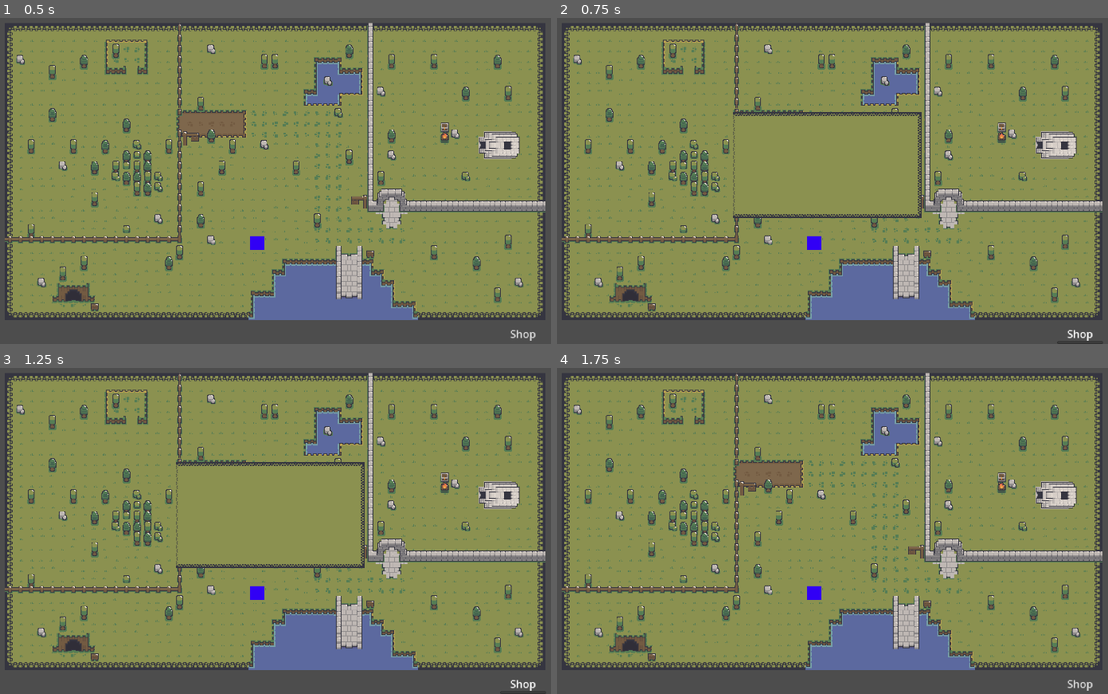
Above: before the commit, frames 1-4 (two rows, left to right).
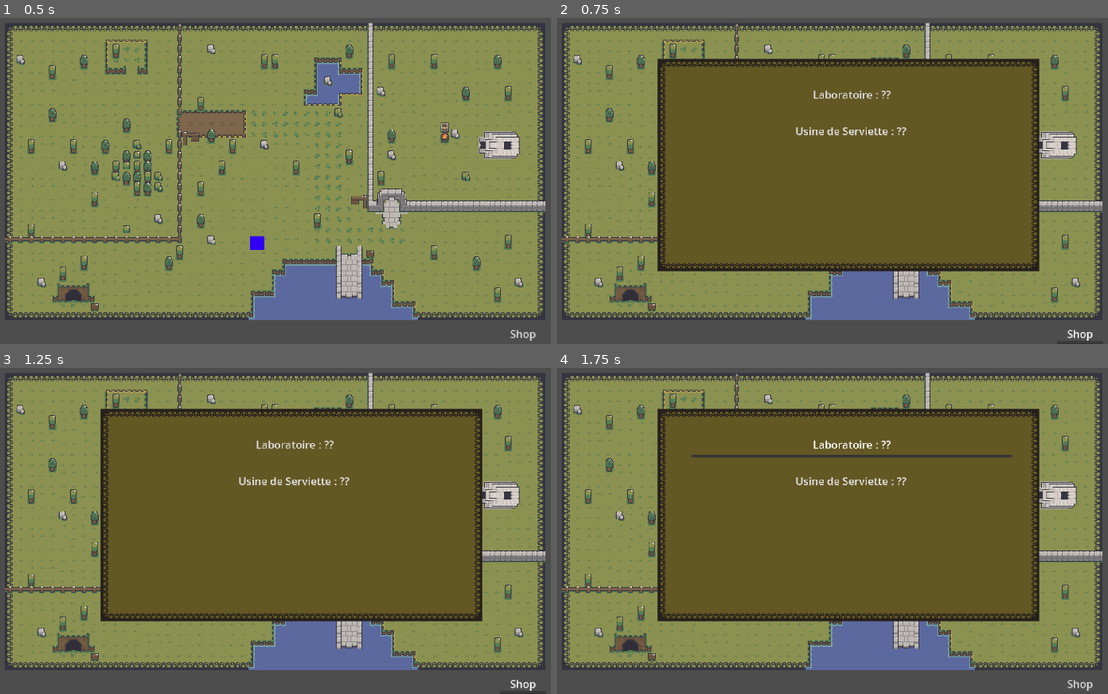
Above: after the commit, the same moments.

Repository: AntoineCuinet/game-reglex
Game: Godot game, scene res://scenes/game.tscn
The game is run twice, just before and just after one commit, with the same random seed, the same clock (stepped at 60 frames per second) and the same inputs.
Inputs:
- Up to frame 1 (0.5 s): no input
- Up to frame 2 (0.75 s): click "Shop" at 0.5 s
- Up to frame 3 (1.25 s): no input
- Up to frame 4 (1.75 s): click "Laboratoire : ??" at 1.25 s

Frame 1 is identical in both runs. In frame 2, 45% of the frame differs, in the area x 18-88%, y 12-78%; in frame 3, 45%; in frame 4, 45%.

Commit message:
feat: factories and menu

Diff:
--- a/reglex/scenes/game.tscn
+++ b/reglex/scenes/game.tscn
@@ -1,5 +1,4 @@
 [gd_scene load_steps=35 format=4 uid="uid://chawj3uyw7cmp"]
-
 
 [ext_resource type="Texture2D" uid="uid://ss8ywhox6hkm" path="res://assets/sprites/forest_/forest_ [resources].png" id="2_66cox"]
 [ext_resource type="Texture2D" uid="uid://cimjskam8lux0" path="res://assets/sprites/forest_/forestPath_.png" id="2_iqf05"]
@@ -1414,13 +1413,13 @@
 text = "Shop"
 script = ExtResource("11_lki7h")
 
-[node name="ShopMenu" parent="." instance=ExtResource("11_10unv")]
-offset_left = 290.0
-offset_top = 217.0
-offset_right = 290.0
-offset_bottom = 217.0
-
 [node name="Factory" parent="." instance=ExtResource("14_4iqwu")]
 position = Vector2(-20, 118)
 
+[node name="ShopMenu" parent="." instance=ExtResource("11_10unv")]
+offset_left = 0.0
+offset_top = 0.0
+offset_right = 0.0
+offset_bottom = 0.0
+
 [connection signal="pressed" from="MenuButton" to="GameManager" method="_on_shop_button_pressed"]
--- a/reglex/scenes/shop_menu.tscn
+++ b/reglex/scenes/shop_menu.tscn
@@ -160,29 +160,24 @@
 grow_vertical = 2
 script = ExtResource("1_6spfj")
 
-[node name="PopupMenu" type="PopupMenu" parent="."]
-position = Vector2i(675, 380)
-size = Vector2i(570, 320)
-visible = true
-unfocusable = true
-
-[node name="TileMapLayer" type="TileMapLayer" parent="PopupMenu"]
-position = Vector2(250, 160)
+[node name="TileMapLayer" type="TileMapLayer" parent="."]
+self_modulate = Color(0.714658, 0.605442, 0.445804, 1)
 tile_map_data = PackedByteArray("AAAAAAAAAQAHAAYAAAD//wAAAQAHAAYAAAD+/wAAAQAHAAYAAAD9/wAAAQAHAAYAAAD8/wAAAQAHAAYAAAD7/w …(11440 unchanged characters)…
 tile_set = SubResource("TileSet_rgdns")
 
-[node name="MenuBar" type="MenuBar" parent="PopupMenu"]
-offset_left = -252.0
-offset_top = -153.0
-offset_right = 312.0
-offset_bottom = 151.0
-
-[node name="MenuButton1" type="MenuButton" parent="PopupMenu/MenuBar"]
-layout_mode = 0
-offset_left = 43.0
-offset_top = 20.0
-offset_right = 527.0
-offset_bottom = 44.0
+[node name="MenuButton1" type="MenuButton" parent="."]
+offset_left = -205.0
+offset_top = -122.0
+offset_right = 279.0
+offset_bottom = -91.0
 text = "Laboratoire : ??"
 
-[connection signal="pressed" from="PopupMenu/MenuBar/MenuButton1" to="." method="_on_menu_button_pressed"]
+[node name="BtnUsineServiette" type="MenuButton" parent="."]
+offset_left = -209.0
+offset_top = -70.0
+offset_right = 281.0
+offset_bottom = -33.0
+text = "Usine de Serviette : ??"
+
+[connection signal="pressed" from="MenuButton1" to="." method="_on_menu_button_pressed" binds= ["\"Laboratoire\""]]
+[connection signal="pressed" from="BtnUsineServiette" to="." method="_on_menu_button_pressed" binds= ["\"Serviette\""]]
--- a/reglex/scripts/factory.gd
+++ b/reglex/scripts/factory.gd
@@ -1,19 +1,36 @@
 extends Area2D
+
+const FactoryType = preload("res://scripts/factory_type.gd")
+
+var type: FactoryType.Type;
+var is_set_up: bool = false
+var amount_per_harvest: int = 1
+
+func set_up(t: FactoryType.Type) -> void:
+	is_set_up = true
+	type = t
+
 
 # Called when the node enters the scene tree for the first time.
 func _ready() -> void:
 	$Clock.timeout.connect(place_product)
+	#set_up(FactoryType.Type.SERVIETTE)
 
 func _on_input_event(viewport: Node, event: InputEvent, shape_idx: int) -> void:
 	if event is InputEventMouseButton and event.pressed:
 		get_product()
 		$Clock.start()
 		print("get serviette")
+		harvest()
 
 func place_product() -> void:
 	$ProductCollider.disabled = false
 	$ProductCollider/Product.visible = true
 
+
 func get_product() -> void:
 	$ProductCollider.disabled = true
 	$ProductCollider/Product.visible = false
+
+func harvest() -> void:
+	get_parent().get_node("GameManager").add_produits_menstruels(type, amount_per_harvest)
--- /dev/null
+++ b/reglex/scripts/factory_type.gd
@@ -0,0 +1,3 @@
+enum Type {
+	SERVIETTE,
+}
--- a/reglex/scripts/game_manager.gd
+++ b/reglex/scripts/game_manager.gd
@@ -1,11 +1,17 @@
 extends Node
 
+const FactoryType = preload("res://scripts/factory_type.gd")
+
 var LABS = preload("res://scenes/lab.tscn");
+var FACTORIES = preload("res://scenes/factory.tscn");
 var ShopMenu = null;
 
 #instantiate all metrics
 var research_points: int = 0
 var satisfaction: int = 0
+var stocks_menstruel = {
+	FactoryType.Type.SERVIETTE: 0,
+}
 
 var selected_building: String = "";
 
@@ -14,10 +20,13 @@
 	#$UI.update_research_points(research_points)
 	print(research_points)
 
+func add_produits_menstruels(type, amount):
+	stocks_menstruel[type] += amount
+	print(stocks_menstruel)
 
 # Called when the node enters the scene tree for the first time.
 func _ready() -> void:
-	ShopMenu = get_parent().get_node("ShopMenu/PopupMenu")
+	ShopMenu = get_parent().get_node("ShopMenu")
 	ShopMenu.visible = false
 
 
@@ -36,6 +45,9 @@
 	match selected_building:
 		"Laboratoire":
 			node = LABS.instantiate()
+		"Serviette":
+			node = FACTORIES.instantiate()
+			node.set_up(FactoryType.Type.SERVIETTE)
 		_:
 			return
 	add_child(node)
--- a/reglex/scripts/shop_menu.gd
+++ b/reglex/scripts/shop_menu.gd
@@ -19,4 +19,6 @@
 		"Laboratoire":
 			# if on a la thune :
 			game_manager.set_selected_building(extra_arg_0)
+		"Serviette":
+			game_manager.set_selected_buiding(extra_arg_0)
 	pass # Replace with function body.
